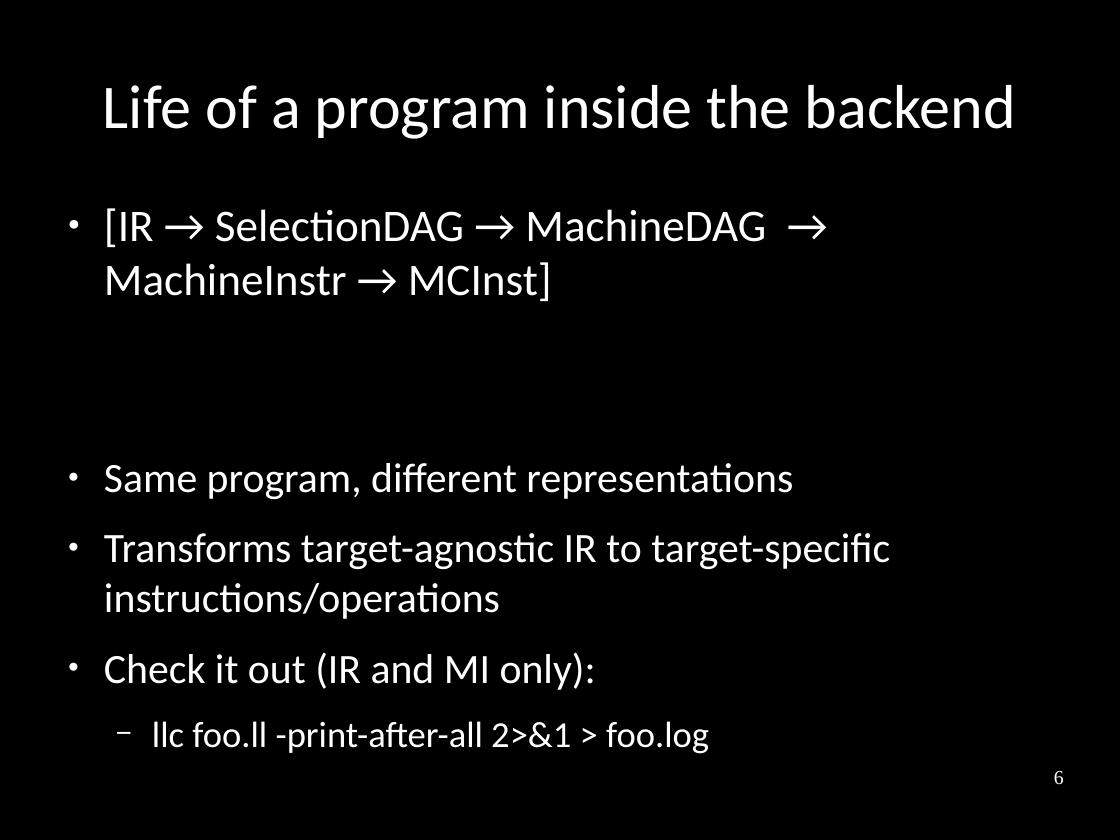
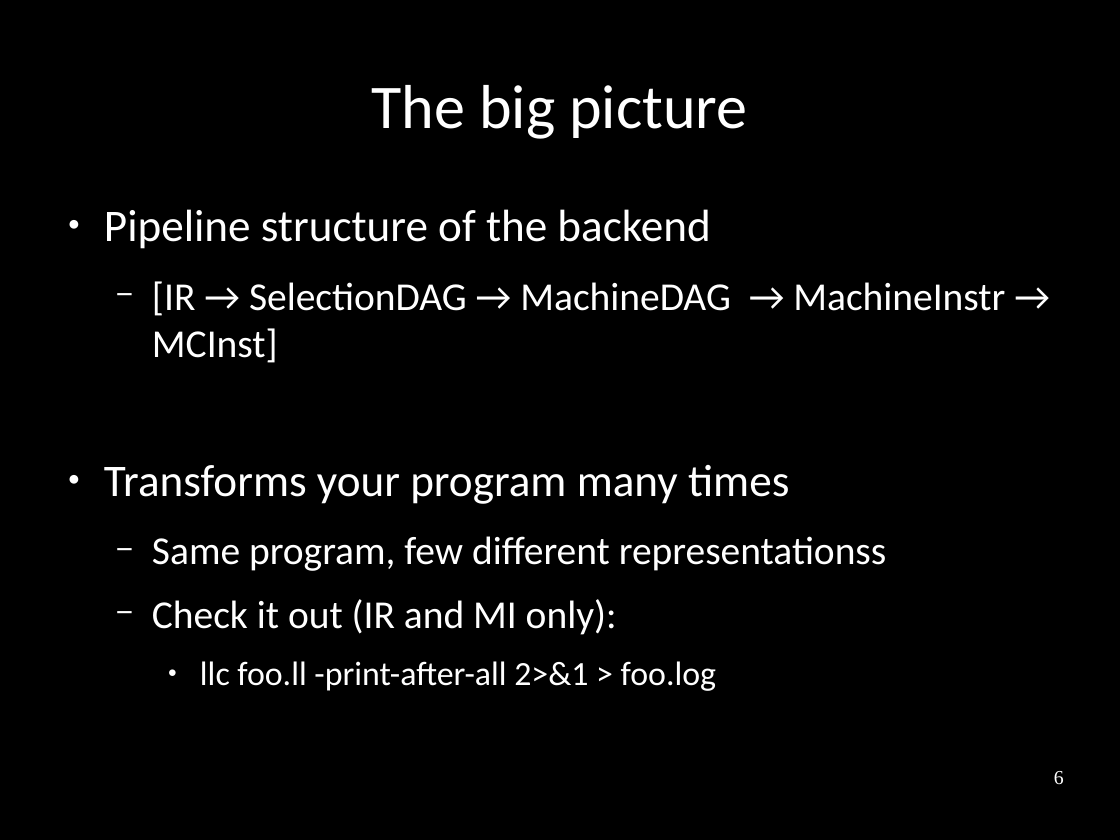
Before and after one commit to frasercrmck/llvm-leg, a slide deck: slide 6 of docs/Codeplay/Slides.odp. Drawn at 1120x840 pixels with LibreOffice and Linux fonts; fonts in the diff are those of the drawing. Boxes give left, top, right and bottom in pixels: in the first picture for what was removed or moved away, otherwise in the second. Text is boxed around its words. In the diff, an @@ line names an element or a change of style, - is before the commit and + after.

```diff
--- a/docs/Codeplay/Slides.odp
+++ b/docs/Codeplay/Slides.odp
@@ title at (x1=372, y1=85, x2=747, y2=139): text changed @@
-Life of a program inside the backend
+The big picture
@@ text at (x1=104, y1=209, x2=710, y2=249): paragraph added @@
+● Pipeline structure of the backend
@@ text at (x1=152, y1=281, x2=1005, y2=363): size 32 to 28 pt in "[IR → SelectionDAG → MachineDAG → MachineInstr ..."; bullet ● to −; list level 1 to 2 in "[IR → SelectionDAG → MachineDAG ..." @@
@@ text at (x1=104, y1=465, x2=887, y2=571): text changed; size 29.6 to 28 pt @@
-● Same program, different representations
-● Transforms target-agnostic IR to target-specific instructions/operations
+● Transforms your program many times
+  − Same program, few different representationss
@@ text at (x1=152, y1=599, x2=716, y2=691): size 29.6 to 28 pt in "Check it out (IR and MI only):"; size 25.9 to 24 pt in "llc foo.ll -print-after-all 2>&1 > foo.log"; bullet ● to −; list level 1 to 2 in "Check it out (IR and ..."; bullet − to ●; list level 2 to 3 in "llc foo.ll -print-after-all 2>&1 > ..." @@
```
Also in this commit, not shown: 11 other slides changed, 1 slide removed.
